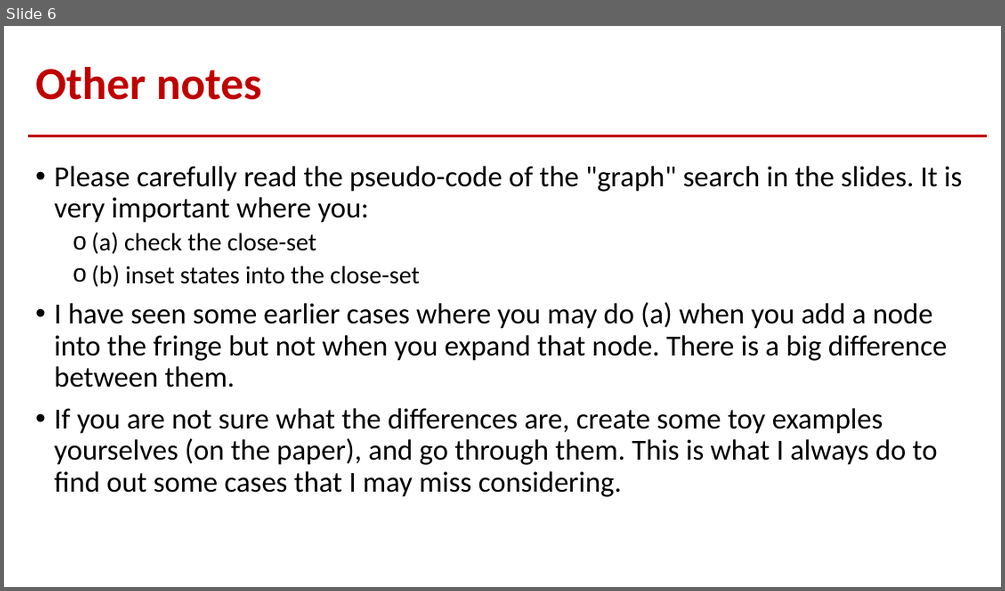
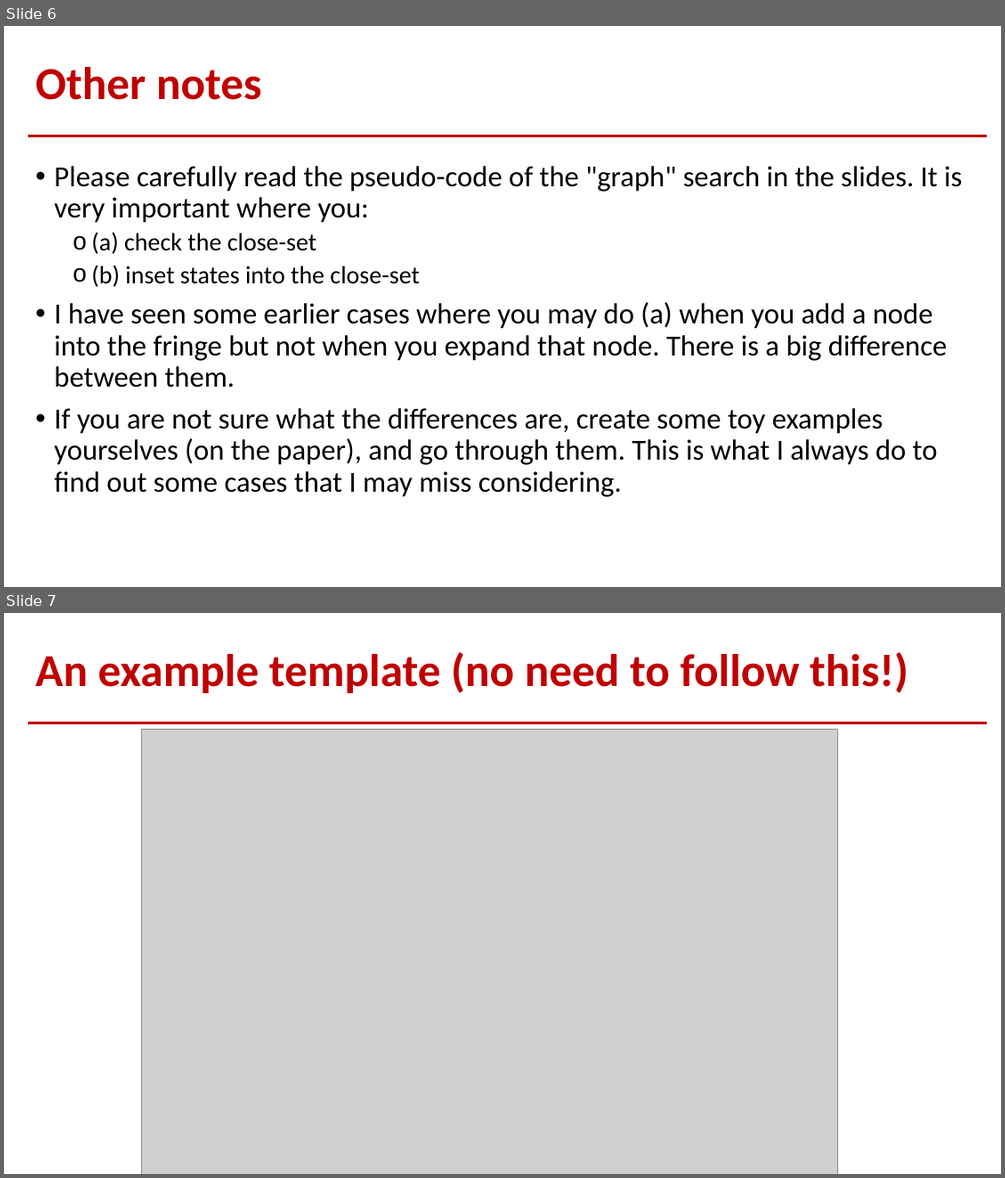
Before and after one commit to pujols/OSU_CSE_3521_2021AU, a slide deck: HW_1_Programming_Set/HW_1_Programming/HW1_introduction.pptx. Shown one above the other, each under a label of ours: slide 6 before the commit, slides 6 and 7 after it. The pictures are 1005x591 and 1005x1178 pixels, drawn with LibreOffice and Linux fonts; fonts in the diff are those of the drawing; grey boxes stand for pictures. Boxes give left, top, right and bottom in pixels: in the first picture for what was removed or moved away, otherwise in the second. Text is boxed around its words. In the diff, an @@ line names an element or a change of style, - is before the commit and + after.

Commit message:
updated

```diff
--- a/HW_1_Programming_Set/HW_1_Programming/HW1_introduction.pptx
+++ b/HW_1_Programming_Set/HW_1_Programming/HW1_introduction.pptx
@@ slide 7 added at bbox=[4, 613, 1001, 1174], background #FFFFFF; not listed: 1 template element that a slide beside it also shows @@
@@ title added at bbox=[35, 652, 908, 693], 44 pt, text #C00000, bold @@
+An example template (no need to follow this!)
@@ picture added at bbox=[142, 729, 838, 1174] @@
```
